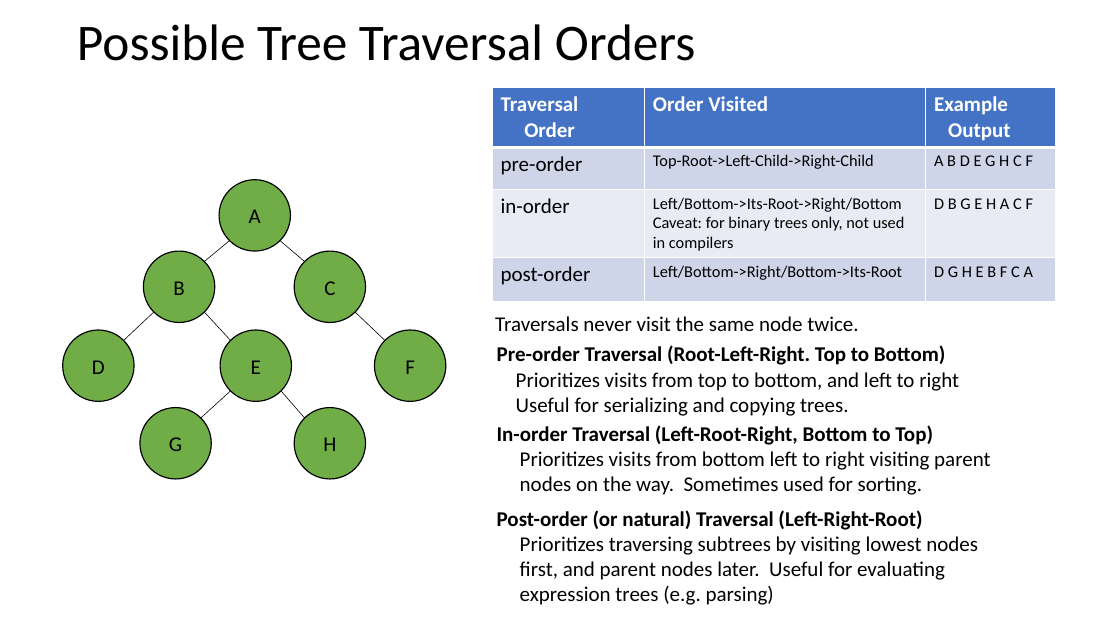
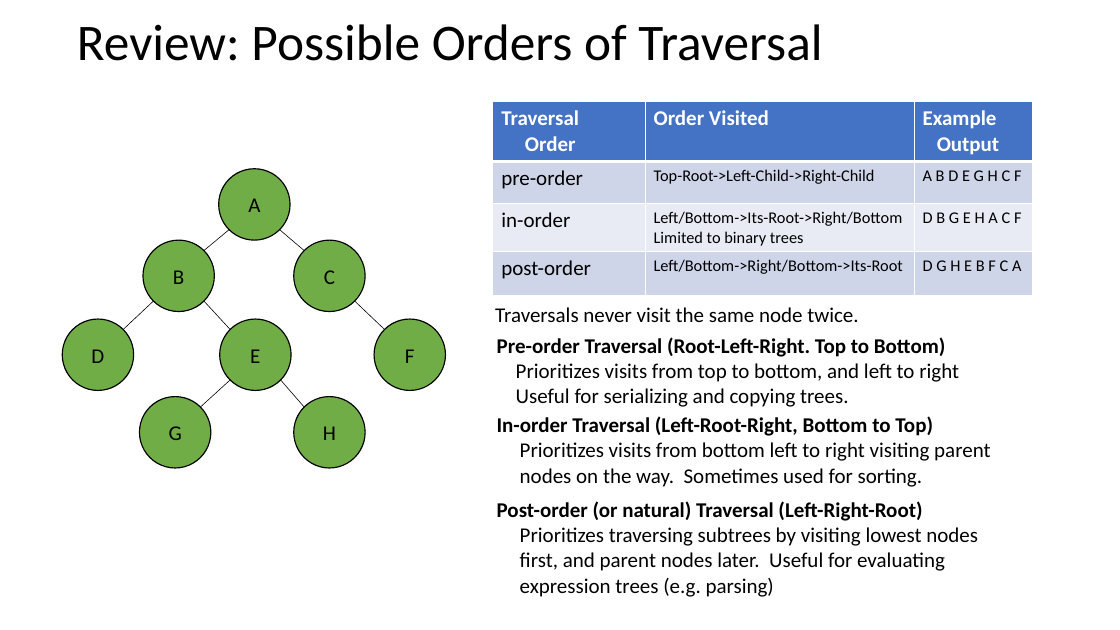
Before and after one commit to siero/CSE110A-W26, a slide deck: slide 54 of PDFS/C110-07A-CFG-Ambig-rev3.pptx (slide 50 before the commit). Drawn at 1120x630 pixels with LibreOffice and Linux fonts; fonts in the diff are those of the drawing. Boxes give left, top, right and bottom in pixels: in the first picture for what was removed or moved away, otherwise in the second. Text is boxed around its words. In the diff, an @@ line names an element or a change of style, - is before the commit and + after.

```diff
--- a/PDFS/C110-07A-CFG-Ambig-rev3.pptx
+++ b/PDFS/C110-07A-CFG-Ambig-rev3.pptx
@@ title at [77, 24, 822, 61]: text changed @@
-Possible Tree Traversal Orders
+Review: Possible Orders of Traversal
@@ table at [493, 102, 1033, 295] @@
-row 3, column 2: Left/Bottom->Its-Root->Right/Bottom / Caveat: for binary trees only, not used in compilers
+row 3, column 2: Left/Bottom->Its-Root->Right/Bottom / Limited to binary trees
@@ table: place and size @@
-table at [492, 87, 1055, 300]
+table at [493, 102, 1033, 295]
@@ 8 ellipses, 7 lines, 4 texts: place and size @@
-8 ellipses, 7 lines, 4 texts at [63, 180, 990, 605]
+8 ellipses, 7 lines, 4 texts at [62, 169, 990, 597]
```
Also in this commit, not shown: 13 other slides changed, 2 slides added, 7 slides removed, 1 other file.
